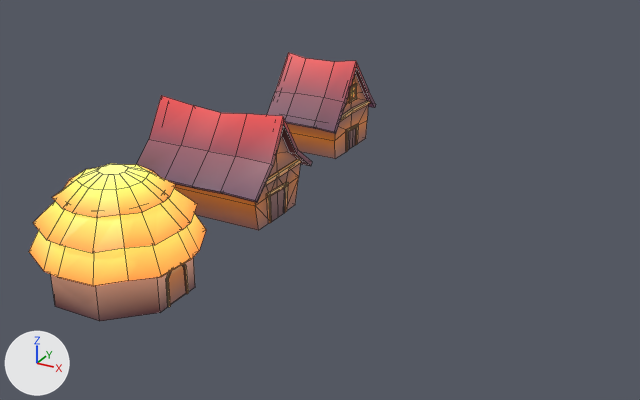
The Blender file artwork/house_1.blend, before and after one commit.
Camera for both pictures: a camera (50 mm lens) standing at (38.2, -53.6, 29.0) and looking at (9.6, -1.5, 3.0). The lights are fixed; the arrows at lower left show +X, +Y and +Z. The first picture is the older version. Mesh edges are drawn as thin lines.

Names of what the first picture shows: 'House_1', 'House_2', 'House_hut_3'.
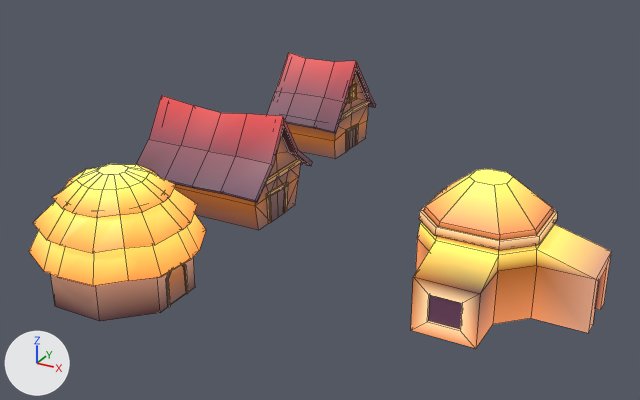
Pixel boxes (x1, y1, x2, y2) of what changed, in the pictures (640 x 400 px):
'Cube', added: after (411, 169, 612, 349)

The change, as a list of edits to the scene's bpy script:
```text
Add me_cube:
    me_cube.from_pydata(...)  # 108 vertices, 99 faces; spans x -3.93..7.5, y -7.0..7.0, z 0.0..8.02
    me_cube.materials.append(mat_vertex_color)
Add ob_cube:
    ob_cube = bpy.data.objects.new('Cube', me_cube)
    ob_cube.location = (22.74, -3.19, 0.0)
```
